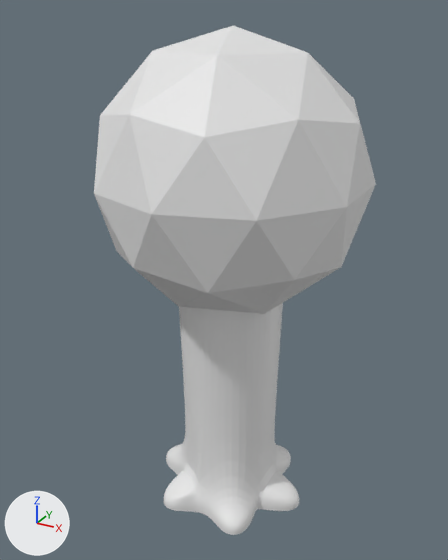
A saved change to the FBX model Assets/Models/AppleTree_1.fbx.
Camera for both pictures: a 50 mm lens placed at (1.12, -2.1, 2.1), pointed at (-0.03, 0.0, 1.05). The axes (+X, +Y, +Z) are drawn at lower left. The lights are the same throughout.

The scene before the commit, as lines of its bpy script (objects in view):
```python
me_icosphere_003 = bpy.data.meshes.new('Icosphere.003')
me_icosphere_003.from_pydata(...)  # 2058 vertices, 2000 faces; spans x -51.0..52.0, y -1.0..204.0, z -55.0..55.0
# before: 43 (0.0, 145.0, -24.0), 45 (21.0, 145.0, -12.0), 47 (21.0, 145.0, 12.0), 49 (0.0, 145.0, 24.0), 51 (-21.0, 145.0, 12.0)
# before: 53 (-21.0, 145.0, -12.0), 91 (3.0, 145.0, -24.0), 92 (6.0, 145.0, -23.0), 93 (9.0, 145.0, -22.0), 94 (12.0, 145.0, -21.0)
# before: 95 (15.0, 145.0, -19.0), 96 (17.0, 145.0, -17.0), 97 (19.0, 145.0, -15.0), 105 (22.0, 145.0, -9.0), 106 (23.0, 145.0, -6.0)
# before: 107 (24.0, 145.0, -3.0), 108 (24.0, 145.0, 0.0), 109 (24.0, 145.0, 3.0), 110 (23.0, 145.0, 6.0), 111 (22.0, 145.0, 9.0)
# before: 119 (19.0, 145.0, 15.0), 120 (17.0, 145.0, 17.0), 121 (15.0, 145.0, 19.0), 122 (12.0, 145.0, 21.0), 123 (9.0, 145.0, 22.0)
# before: 124 (6.0, 145.0, 23.0), 125 (3.0, 145.0, 24.0), 133 (-3.0, 145.0, 24.0), 134 (-6.0, 145.0, 23.0), 135 (-9.0, 145.0, 22.0)
# before: 136 (-12.0, 145.0, 21.0), 137 (-15.0, 145.0, 19.0), 138 (-17.0, 145.0, 17.0), 139 (-19.0, 145.0, 15.0), 147 (-22.0, 145.0, 9.0)
# before: 148 (-23.0, 145.0, 6.0), 149 (-24.0, 145.0, 3.0), 150 (-24.0, 145.0, 0.0), 151 (-24.0, 145.0, -3.0), 152 (-23.0, 145.0, -6.0)
# before: 153 (-22.0, 145.0, -9.0), 161 (-19.0, 145.0, -15.0), 162 (-17.0, 145.0, -17.0), 163 (-15.0, 145.0, -19.0), 164 (-12.0, 145.0, -21.0)
# before: 165 (-9.0, 145.0, -22.0), 166 (-6.0, 145.0, -23.0), 167 (-3.0, 145.0, -24.0)
ob_icosphere_002 = bpy.data.objects.new('Icosphere.002', me_icosphere_003)
ob_icosphere_002.location = (0.0, 0.0, 0.0)
ob_icosphere_002.rotation_euler = (1.571, 0.0, 0.0)  # degrees (90, 0, 0)
ob_icosphere_002.scale = (0.01, 0.01, 0.01)
```
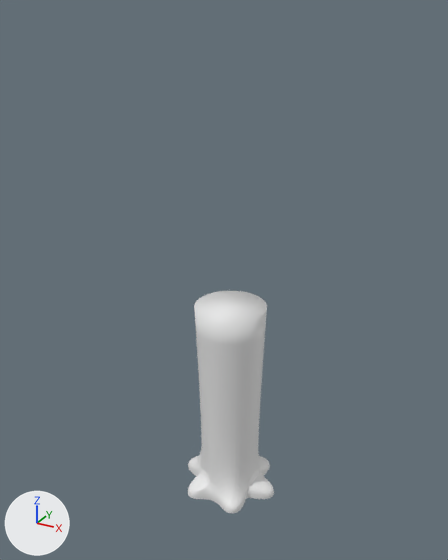
What differs and where, as boxes [x1, y1, x2, y2] in the pictures (448 x 560 px):
'Icosphere.002', reshaped, rescaled (69% narrower, 56% shorter): before [94, 26, 376, 535]; after [188, 291, 274, 513]
part 1 of me_icosphere_003, deleted: before [94, 26, 376, 314]
part 2 of me_icosphere_003, added: after [194, 291, 267, 322]

Edits to the bpy script that builds the scene:
```text
Change me_icosphere_003:
    where me_icosphere_003.from_pydata(...)  # 2058 vertices, 2000 faces; spans x -51.0..52.0, y -1.0..204.0, z -55.0..55.0
    used by ob_icosphere_002; location = (0.0, 0.0, 0.0); rotation_euler = (1.571, 0.0, 0.0), in degrees (90, 0, 0); scale = (0.01, 0.01, 0.01)
    verts and faces of me_icosphere_003; kept vertices keep their numbers, new ones are numbered from 2058
    me_icosphere_003 part 1: the loose piece of 42 vertices spanning x -51.0..52.0, y 95.0..204.0, z -55.0..55.0 is deleted
    me_icosphere_003 part 2
    add faces += [(43, 167, 166, 165, 164, 163, 162, 161, 53, 153, 152, 151, 150, 149, 148, 147, 51, 139, 138, 137, 136, 135, 134, 133, 49, 125, 124, 123, 122, 121, 120, 119, 47, 111, 110, 109, 108, 107, 106, 105, 45, 97, 96, 95, 94, 93, 92, 91)]
Change ob_icosphere_002:
    ob_icosphere_002.scale: (0.01, 0.01, 0.01) -> (0.00646, 0.00646, 0.00646)
```
